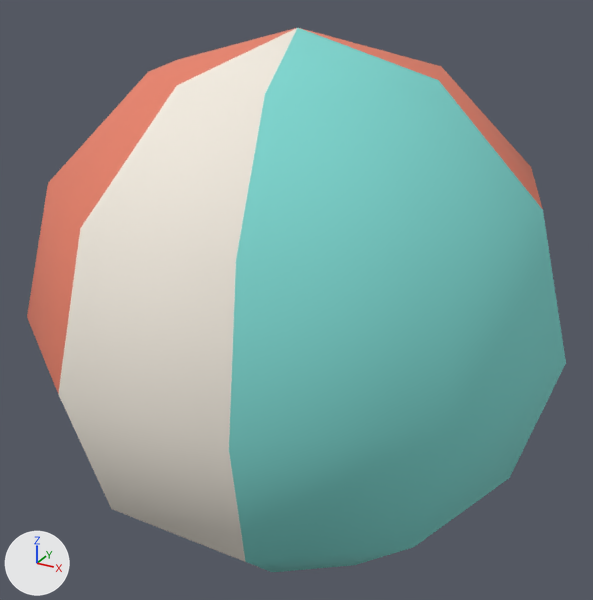
One commit to the glTF model frontend/public/models/xy_beach_ball.glb: the scene before it, then after it.
Camera for both pictures: a 50 mm camera at (0.551, -1.005, 0.907) aimed at (-0.003, 0.001, 0.405). Lighting does not change. The marker at lower left points along +X, +Y and +Z. The first picture is the older version.

Script lines for the objects in view, before the commit:
```python
mat_panelb = principled_material('PanelB')
mat_panelb.base_color = (0.896, 0.839, 0.745)  # white #f3ece0
mat_panelb.roughness = 0.9
me_beachball = bpy.data.meshes.new('BeachBall')
me_beachball.from_pydata(...)  # 52 vertices, 100 faces; spans x -0.4..0.4, y -0.38..0.38, z 0.0..0.8
# faces by material slot: [40, 20, 40]
me_beachball.materials.append(mat_panela)  # red #e8826a
me_beachball.materials.append(mat_panelb)  # white #f3ece0
me_beachball.materials.append(mat_panelc)  # cyan #7fd9d2
ob_beachball = bpy.data.objects.new('BeachBall', me_beachball)
ob_beachball.location = (0.0, 0.0, 0.0)
```
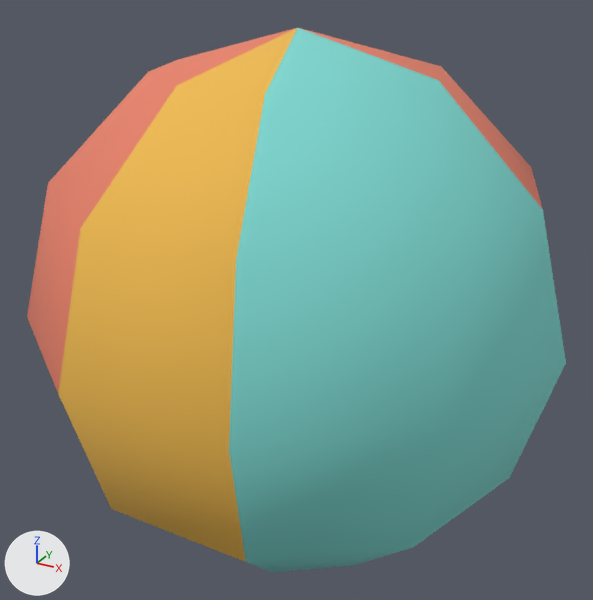
The edits, one by one:
Material 'PanelB' (mat_panelb) changes colour from white #f3ece0 to orange #f0bb4f; in linear values from (0.896, 0.839, 0.745) to (0.871, 0.497, 0.0782).

Boxes (x1, y1, x2, y2) around the edits, measured in the pictures (593 x 600 px):
'BeachBall', recoloured (white to orange)
    both: (56, 28, 300, 563)
